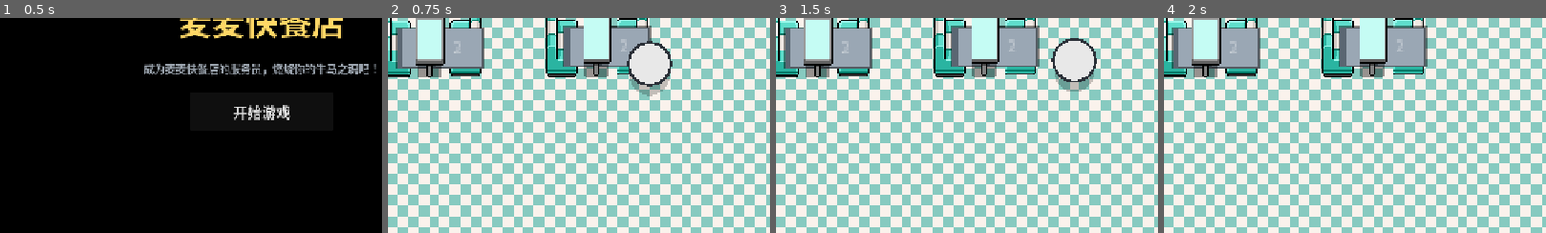
Above: before the commit, frames 1-4 (left to right).
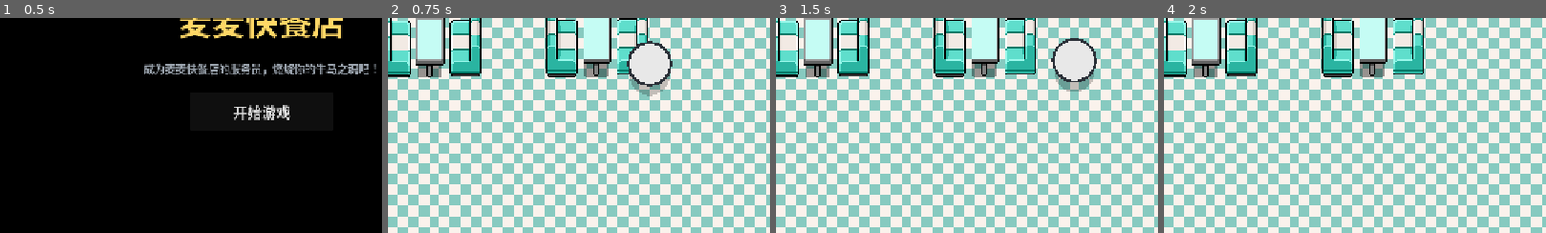
Above: after the commit, the same moments.

Repository: CalicocoJ/MMRestaurant
Game: Godot game, scene res://scenes/main.tscn
Same seed, same stepped clock (60 frames per second), same inputs: the game is played once before the commit and once after it.
Inputs (mouse positions are % of the whole screen's width and height, from its top left):
- Up to frame 1 (0.5 s): no input
- Up to frame 2 (0.75 s): click "开始游戏" at 0.5 s
- Up to frame 3 (1.5 s): tap Enter at 1.25 s; move the mouse to (72, 45) at 1.27 s; click (72, 45) at 1.42 s
- Up to frame 4 (2 s): no input
The pictures show only the part of the screen within x 16-66%, y 39-89%; the shares and areas given below are measured in that part.

Frame 1 is identical in both runs. In frame 2, 5.5% of the frame differs, in the area x 2-69%, y 3-24%; in frame 3, 6.1%; in frame 4, 6.1%.

Commit message:
draw_placeholder 默认改为 false，并在有贴图时自动关闭
用户报「F5 后代码生成的图形还在」—— 实际是**椅子的占位色块**：
chair.gd 的 draw_placeholder 默认 true，而场景里只给 Table1/Table2 显式关了，
Chair1/Chair2 用的是默认值 → table.gd._draw() 里每个座位都画青/蓝色块，
和椅子贴图重叠。因为 entity_base._draw() 在编辑器走参考线分支
（_draw_editor_guides），编辑器里完全看不出来，只有 F5 才暴露。

改法两层：
1. table.gd / chair.gd / counter_food.gd 的 draw_placeholder 默认 true → false
   （贴图优先；真没有贴图时再手动勾上）
2. entity_base 新增 auto_disable_placeholder_if_sprite()，
   在 setup_from_editor() 里调用：只要节点直接挂了**有贴图的** Sprite2D，
   就自动把占位色块关掉 —— 免得以后每加一把椅子都要记得关。
   用 typeof(get("draw_placeholder")) != TYPE_BOOL 判断"这家具有没有这个开关"
   （Door 之类没有的会直接跳过）。

验证：tools/dump_runtime_tree.gd 新增占位开关逐节点检查，
实测全部 false，且「有贴图却仍开着占位色块」= 0。

Diff:
--- a/scripts/world/chair.gd
+++ b/scripts/world/chair.gd
@@ -46,8 +46,16 @@
 
 ## 是否用代码画占位美术（色块椅子 + 座位号）。
 ##
-## 换成真贴图后**必须关掉**，否则占位色块会和贴图重叠、画面发脏。
-@export var draw_placeholder: bool = true
+## 【默认 false：贴图优先】这条默认值是**刻意**选的。
+## 换成 `true` 的后果很隐蔽：色块会和你的椅子贴图**重叠叠画**，
+## 画面发脏，而且**编辑器里看不出来**（`_draw()` 在编辑器走参考线分支），
+## 只有 F5 之后才冒出来 —— 极易误判成"代码又生成了什么东西"。
+## 真的还没有贴图时，再手动勾上它。
+##
+## 【另外：挂了 Sprite2D 的节点会被自动关掉这个开关】见
+## `EntityBase.auto_disable_placeholder_if_sprite()` —— 免得你每加一把椅子
+## 都要记得来关一次。
+@export var draw_placeholder: bool = false
 
 ## 客人身体中心相对椅子原点的偏移，按椅背方向自动推开一点。
 ##
--- a/scripts/world/counter_food.gd
+++ b/scripts/world/counter_food.gd
@@ -238,9 +238,11 @@
 
 ## 占位美术：代码画的色块（还没有贴图时让你看得见东西），用菜单里的 color。
 ##
-## 【和桌椅的 draw_placeholder 保持一致的做法】贴图挂好之后把它关掉，
-## 否则色块会盖住贴图。
-@export var draw_placeholder: bool = true
+## 【默认 false：贴图优先】理由同 table.gd / chair.gd 的同名属性 ——
+## 默认开着会让色块盖在贴图上，而且编辑器里看不出来（`_draw()` 走参考线分支）。
+## 另外挂了 Sprite2D 的节点会被自动关掉，见
+## `EntityBase.auto_disable_placeholder_if_sprite()`。
+@export var draw_placeholder: bool = false
 
 
 func _draw() -> void:
--- a/scripts/world/entity_base.gd
+++ b/scripts/world/entity_base.gd
@@ -117,6 +117,36 @@
 	return false
 
 
+## 有贴图就别再画占位色块：自动把 `draw_placeholder` 关掉。
+##
+## 【解决什么问题】`draw_placeholder` 默认开着时，代码画的色块会和你的
+## Sprite2D **重叠叠画**，画面发脏。而这个毛病**编辑器里看不出来** ——
+## `_draw()` 在编辑器走参考线分支，只有 F5 之后才暴露。
+## 于是很容易误判成「代码又生成了什么东西」。
+##
+## 【为什么自动而不是让你逐个关】椅子是每张桌两个、以后还会更多，
+## "记得关"这件事必然会被忘。让**贴图存在**这个事实本身决定开关，
+## 就不需要任何人记住任何事。
+##
+## 【为什么只认直接子节点的 Sprite2D】家具的贴图约定就是挂在节点自己下面一层
+## （见 README 的结构图）。更深层的可能是别人的装饰，不该由它来决定开关。
+func auto_disable_placeholder_if_sprite() -> void:
+	# 【怎么判断"这个节点有没有 draw_placeholder"】
+	# `get()` 对**不存在的属性**返回 null，而属性本身是 bool ——
+	# 所以 `typeof(v) != TYPE_BOOL` 就等价于"这家具没有占位开关"（比如 Door）。
+	# 不用 `"x" in self`：那种写法依赖 `in` 对 Object 的具体语义，不够直白。
+	var v: Variant = get("draw_placeholder")
+	if typeof(v) != TYPE_BOOL:
+		return
+	if not bool(v):
+		return                      # 已经是关的，不用管
+	for c in get_children():
+		if c is Sprite2D and (c as Sprite2D).texture != null:
+			set("draw_placeholder", false)
+			queue_redraw()
+			return
+
+
 ## 编辑器摆放后的自绑定入口。Level 在 _build_world() 里对 World 的每个子节点调用。
 ##
 ## 【为什么叫这个名字】`EDITOR_SETUP` 常量在 level.gd 里，两处必须一致。
@@ -127,6 +157,7 @@
 ## 不清就会越积越多：碰撞盒叠一层，寻路网格就多一层障碍，
 ## 表现是「隔着老远就绕路」这种莫名其妙的路径问题。
 func setup_from_editor() -> void:
+	auto_disable_placeholder_if_sprite()
 	_apply_geometry()
 
 
--- a/scripts/world/table.gd
+++ b/scripts/world/table.gd
@@ -34,9 +34,12 @@
 
 ## 是否用代码画**占位美术**（餐桌矩形 + 椅子色块 + 状态脏点）。
 ##
-## 【换成真贴图后必须关掉】否则占位色块会和你的贴图重叠、画面发脏。
+## 【默认 false：贴图优先】理由同 chair.gd 里的同名属性 ——
+## 默认 `true` 会让色块和贴图重叠，且**编辑器里看不出来**（`_draw()` 在编辑器
+## 走参考线分支），只有 F5 才暴露。还没有贴图时再手动勾上。
+##
 ## 关掉只影响"画不画"，状态（干净/脏/有人）的数据与逻辑完全不受影响。
-@export var draw_placeholder: bool = true
+@export var draw_placeholder: bool = false
 
 ## 关掉它并手填 table_id，这张桌就不再参与自动编号（见 level.gd 的 _renumber_tables）。
 ##
--- /dev/null
+++ b/tools/dump_runtime_tree.gd
@@ -0,0 +1,72 @@
+extends SceneTree
+## 把 main.tscn 实例化后的**完整节点树**打出来，用来区分
+## 「编辑器摆放的节点」和「代码生成的节点」。
+##
+## 用法：
+##   godot --headless --path <project> --script res://tools/dump_runtime_tree.gd
+
+
+func _initialize() -> void:
+	var scene: Variant = load("res://scenes/main.tscn")
+	if scene == null:
+		print("✗ main.tscn 加载失败")
+		quit(1)
+		return
+	var level: Node = (scene as PackedScene).instantiate()
+	root.add_child(level)
+	for i in 3:
+		await process_frame
+	print("\n=== 运行时完整节点树 ===")
+	_walk(level, 0)
+
+	# ── 占位美术开关检查 ────────────────────────────────────────────
+	# `draw_placeholder` 默认开着时，代码画的色块会和 Sprite2D 叠画，
+	# 而编辑器里看不出来（_draw() 在编辑器走参考线分支）——
+	# 只有 F5 才暴露。所以这里逐个报一遍，免得再靠肉眼看截图猜。
+	print("\n=== 占位美术开关（true = 会画代码色块）===")
+	var bad := 0
+	var world := level.get_node_or_null("World")
+	if world != null:
+		for child in world.get_children():
+			_check_placeholder(child, "  ", [bad])
+			for sub in child.get_children():
+				if sub is Node2D and sub.get("draw_placeholder") != null:
+					_check_placeholder(sub, "    ", [bad])
+	print("  有贴图却仍开着占位色块的节点数：%d" % bad)
+	quit(0)
+
+
+func _check_placeholder(node: Node, indent: String, bad: Array) -> void:
+	var v: Variant = node.get("draw_placeholder")
+	if typeof(v) != TYPE_BOOL:
+		return
+	var has_sprite := false
+	for c in node.get_children():
+		if c is Sprite2D and (c as Sprite2D).texture != null:
+			has_sprite = true
+	var on := bool(v)
+	var tag := ""
+	if on and has_sprite:
+		tag = "   ✗ 有贴图却还开着 → 色块会盖住贴图"
+		bad[0] = int(bad[0]) + 1
+	elif on:
+		tag = "   （没有贴图，画色块是对的）"
+	print("%s%s draw_placeholder=%s%s" % [indent, node.name, str(on), tag])
+
+
+func _walk(node: Node, depth: int) -> void:
+	var indent := "  ".repeat(depth)
+	var k: Variant = node.get("kind")
+	var extra := ""
+	if k != null:
+		extra += "  kind=%s" % str(k)
+	var scr: Variant = node.get_script()
+	if scr != null:
+		extra += "  script=%s" % String((scr as Script).resource_path).get_file()
+	if node is Node2D:
+		extra += "  pos=%s" % str((node as Node2D).position)
+	if not node.visible:
+		extra += "  [隐藏]"
+	print("%s%s (%s)%s" % [indent, node.name, node.get_class(), extra])
+	for child in node.get_children():
+		_walk(child, depth + 1)
